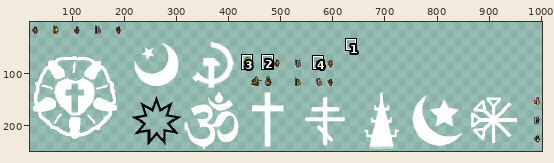
Two states of a sprite sheet, game.png. Above: a wide view before the commit, with the close-up outlined.
Close-up. The starting point:
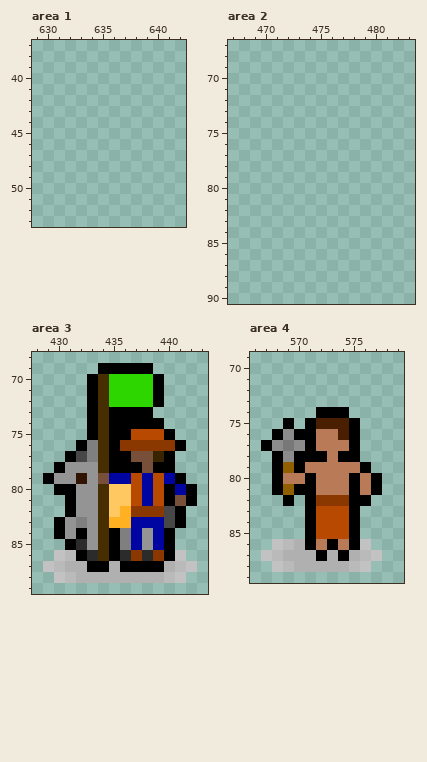
The file is 1024x256 pixels. Pixels under 10% opacity are left out. Colours within 5 levels of each other are drawn and written as one. Shown: area 1: x 629..642, y 37..53; area 2: x 467..483, y 67..90; area 3: x 428..443, y 68..89; area 4: x 566..579, y 69..89. The wide view leaves out empty margins. The commit also changed other parts of the picture, which this record leaves out.
After the commit:
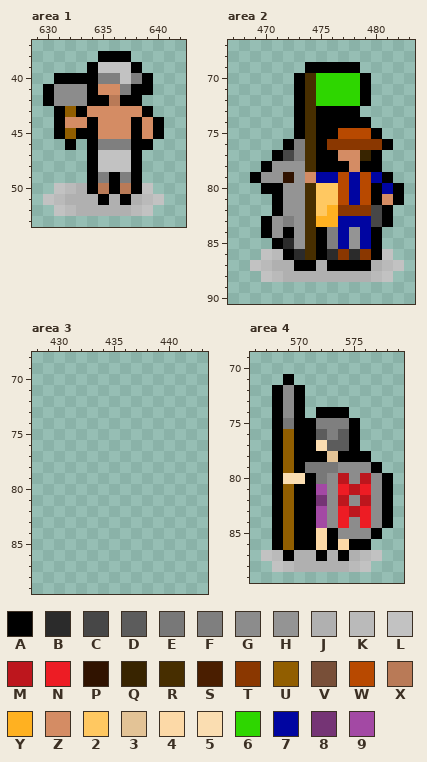
Palette (. is transparent): A #000000  B #2b2b2b  C #474747  D #5c5c5c  E #787878  F #7f7f7f  G #8c8c8c  H #949494  J #b0b0b0  K #bababa  L #c2c2c2  M #bd161d  N #ed1c24  P #301300  Q #382400  R #472e00  S #4a1e00  T #8a3700  U #915e00  V #784f38  W #b84900  X #b97a57  Y #ffb121  Z #d48c64  2 #ffc861  3 #e3c396  4 #fcd9a7  5 #faddb1  6 #2ed600  7 #0005a1  8 #753475  9 #a349a4
Edits made:
Changed rows in their new state; - is an unchanged pixel.
Area 1:
first column x 630:
38 -----AAA---
39 ----ALLLA--
40 -AAAAFFLFA-
41 AGGGAZZFAA-
42 AGGGAAXAA--
43 -AUAZZZZZA-
44 -AZZAZZZAZA
45 -AUAAZZZAZA
46 --A-AFFFAA-
47 ----ALLLA--
48 ----ALLLA--
49 ----AFAFA--
50 -LKJAXAXAL-
51 LKJJJAJAJKL
52 -LKJJJJJKL-
Area 2:
first column x 469:
69 -----AAAAA----
70 ----AR6666A---
71 ----AR6666A---
72 ----AR6666A---
73 ----ARAAAA----
74 ----ARAAAAA---
75 ----ARAAWWWA--
76 ---AFRATTTTTA-
77 --ACFRAAZZQA--
78 -AHHHRAAAZAA--
79 AHHPHZ77W7W7A-
80 -AAHHR22W7WA7A
81 --AHHR22W7WAZA
82 --AHHR2YTTTCA-
83 -AHFHRYY777CA-
84 -AHAHRAF7H7A--
85 --ABHRAF7H7A--
86 -LKABRABTBTAL-
87 LKJJAAJAAAAJKL
88 -LKJJJJJJJJKL-
Area 3:
first column x 429:
69 -----.....----
70 ----.......---
71 ----.......---
72 ----.......---
73 ----......----
74 ----.......---
75 ----........--
76 ---..........-
77 --..........--
78 -...........--
79 .............-
80 -.............
81 --............
82 --...........-
83 -............-
84 -...........--
85 --..........--
86 -............-
87 ..............
88 -............-
Area 4:
first column x 567:
71 --A---------
72 -AGA--------
73 -AGA--------
74 -AGA--------
75 -AEA-FFF----
76 --U--DFD----
77 .AUA-5DD----
78 --U---3--A--
79 ----EEEGGGA-
80 --55-EGMGMGA
81 -----9GNMNGA
82 -AUA-8GMGMGA
83 -AUA-9GNMNGA
84 -AUA-9GNGNGA
85 -AUA-4AGGGA-
86 -AUA-4-4-A--
87 --A---------
Where, in picture pixels (left, top, right, bottom), the same in both close-ups:
added: (43, 51, 164, 216)
added: (250, 62, 404, 282)
erased: (43, 363, 197, 583)
changed: (261, 374, 393, 561)
